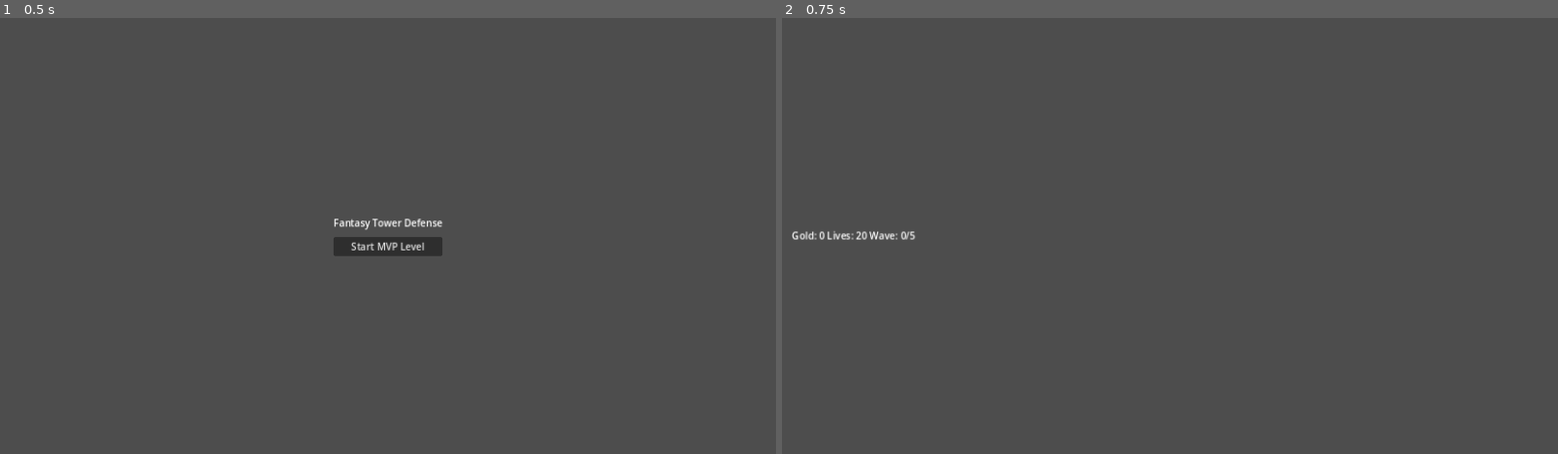
Above: before the commit, frames 1-2 (left to right).
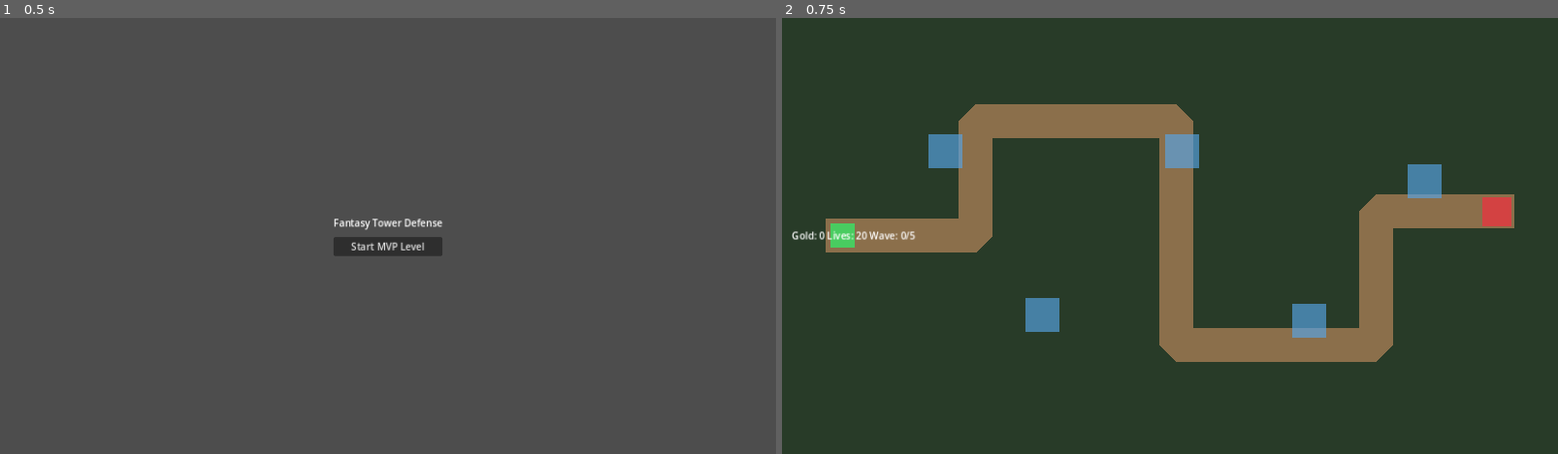
Above: after the commit, the same moments.

Repository: iamstevedavis/tower-defense-android
Game: Godot game, scene res://scenes/main_menu/MainMenu.tscn
Same seed, same stepped clock (60 frames per second), same inputs: the game is played once before the commit and once after it.
Inputs:
- Up to frame 1 (0.5 s): no input
- Up to frame 2 (0.75 s): click "Start MVP Level" at 0.5 s

Frame 1 is identical in both runs. In frame 2, 100% of the frame differs, in the area x 0-100%, y 0-100%.

Commit message:
Create graybox level layout with fixed path and build spots

Diff:
--- a/godot/scenes/level/BuildSpot.tscn
+++ b/godot/scenes/level/BuildSpot.tscn
@@ -1,8 +1,16 @@
-[gd_scene load_steps=2 format=3]
+[gd_scene load_steps=3 format=3]
 
 [ext_resource type="Script" path="res://scripts/components/BuildSpot.gd" id="1"]
+
+[sub_resource type="CircleShape2D" id="1"]
+radius = 32.0
 
 [node name="BuildSpot" type="Area2D"]
 script = ExtResource("1")
 
+[node name="Visual" type="Polygon2D" parent="."]
+color = Color(0.345098, 0.65098, 0.913725, 0.65)
+polygon = PackedVector2Array(-28, -28, 28, -28, 28, 28, -28, 28)
+
 [node name="CollisionShape2D" type="CollisionShape2D" parent="."]
+shape = SubResource("1")
--- a/godot/scenes/level/Level.tscn
+++ b/godot/scenes/level/Level.tscn
@@ -1,16 +1,55 @@
-[gd_scene load_steps=4 format=3]
+[gd_scene load_steps=5 format=3]
 
 [ext_resource type="Script" path="res://scripts/core/Level.gd" id="1"]
 [ext_resource type="PackedScene" path="res://scenes/ui/HUD.tscn" id="2"]
 [ext_resource type="PackedScene" path="res://scenes/systems/WaveSpawner.tscn" id="3"]
+[ext_resource type="PackedScene" path="res://scenes/level/BuildSpot.tscn" id="4"]
 
 [node name="Level" type="Node2D"]
 script = ExtResource("1")
 
-[node name="HUD" parent="." instance=ExtResource("2")]
+[node name="MapVisual" type="Polygon2D" parent="."]
+color = Color(0.160784, 0.231373, 0.156863, 1)
+polygon = PackedVector2Array(0, 0, 1280, 0, 1280, 720, 0, 720)
+
+[node name="PathVisual" type="Line2D" parent="."]
+default_color = Color(0.545098, 0.435294, 0.294118, 1)
+width = 56.0
+joint_mode = 1
+begin_cap_mode = 1
+end_cap_mode = 1
+
+[node name="Path" type="Path2D" parent="."]
+
+[node name="SpawnPoint" type="Node2D" parent="."]
+
+[node name="Visual" type="Polygon2D" parent="SpawnPoint"]
+color = Color(0.290196, 0.8, 0.376471, 1)
+polygon = PackedVector2Array(-20, -20, 20, -20, 20, 20, -20, 20)
+
+[node name="GoalPoint" type="Node2D" parent="."]
+
+[node name="Visual" type="Polygon2D" parent="GoalPoint"]
+color = Color(0.827451, 0.258824, 0.258824, 1)
+polygon = PackedVector2Array(-24, -24, 24, -24, 24, 24, -24, 24)
 
 [node name="BuildSpots" type="Node2D" parent="."]
 
-[node name="Path" type="Path2D" parent="."]
+[node name="BuildSpotA" parent="BuildSpots" instance=ExtResource("4")]
+position = Vector2(270, 220)
+
+[node name="BuildSpotB" parent="BuildSpots" instance=ExtResource("4")]
+position = Vector2(430, 490)
+
+[node name="BuildSpotC" parent="BuildSpots" instance=ExtResource("4")]
+position = Vector2(660, 220)
+
+[node name="BuildSpotD" parent="BuildSpots" instance=ExtResource("4")]
+position = Vector2(870, 500)
+
+[node name="BuildSpotE" parent="BuildSpots" instance=ExtResource("4")]
+position = Vector2(1060, 270)
 
 [node name="WaveSpawner" parent="." instance=ExtResource("3")]
+
+[node name="HUD" parent="." instance=ExtResource("2")]
--- a/godot/scripts/core/Level.gd
+++ b/godot/scripts/core/Level.gd
@@ -1,3 +1,31 @@
 extends Node2D
 
-# Level gameplay wiring is added in the next implementation tasks.
+@onready var _path: Path2D = $Path
+@onready var _path_visual: Line2D = $PathVisual
+@onready var _spawn_point: Node2D = $SpawnPoint
+@onready var _goal_point: Node2D = $GoalPoint
+
+# Fixed graybox route for the first level (landscape/mobile-friendly layout).
+var _path_points := PackedVector2Array([
+	Vector2(100, 360),
+	Vector2(320, 360),
+	Vector2(320, 170),
+	Vector2(650, 170),
+	Vector2(650, 540),
+	Vector2(980, 540),
+	Vector2(980, 320),
+	Vector2(1180, 320),
+])
+
+func _ready() -> void:
+	_apply_path()
+
+func _apply_path() -> void:
+	var curve := Curve2D.new()
+	for point in _path_points:
+		curve.add_point(point)
+
+	_path.curve = curve
+	_path_visual.points = _path_points
+	_spawn_point.position = _path_points[0]
+	_goal_point.position = _path_points[_path_points.size() - 1]
